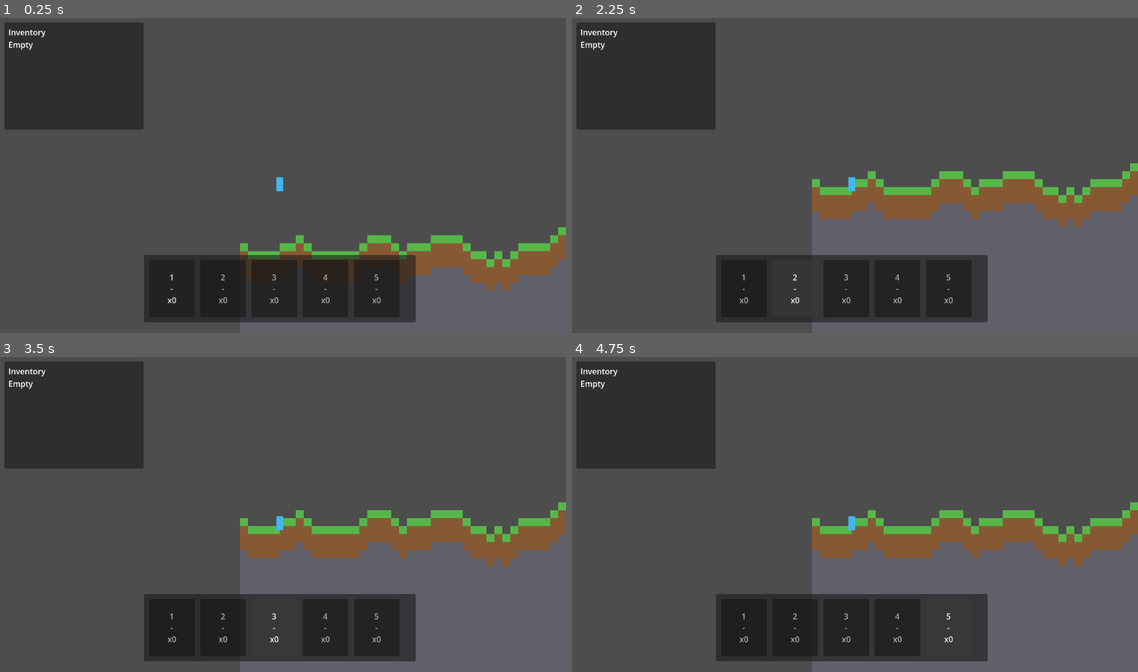
Above: before the commit, frames 1-4 (two rows, left to right).
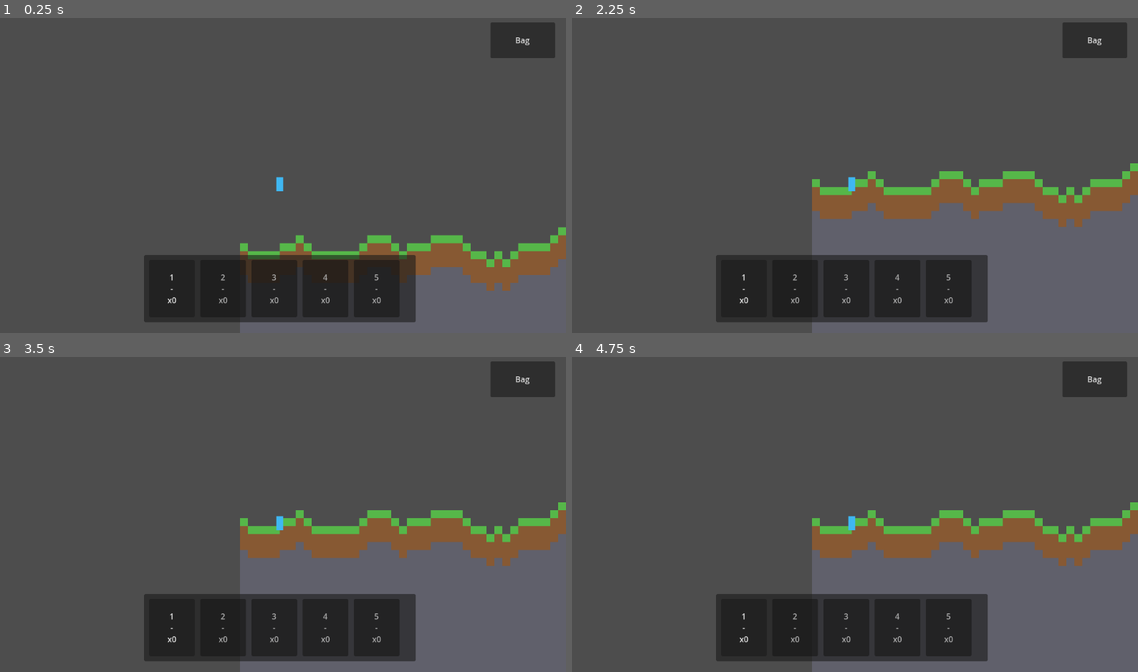
Above: after the commit, the same moments.

Repository: rudyrant/clawbox
Game: Godot game, scene res://scenes/main.tscn
Two runs of this game, one before a commit and one after it. Both use one fixed random seed, a clock stepped at 60 frames per second and the inputs below.
Inputs (mouse positions are in pixels of both pictures, inside the frame that each line leads up to):
- Up to frame 1 (0.25 s): no input
- Up to frame 2 (2.25 s): click (1092, 40) at 0.5 s, where only the run after the commit has a clickable "Bag"; click "1 - x0" at 1.25 s; click "2 - x0" at 2 s
- Up to frame 3 (3.5 s): click "3 - x0" at 2.75 s
- Up to frame 4 (4.75 s): click "4 - x0" at 3.5 s; click "5 - x0" at 4.25 s

The runs differ from the first frame. In frame 1, 9.6% of the frame differs, in the area x 0-99%, y 1-36%; in frame 2, 9.7%, in the area x 0-99%, y 1-91%; in frame 3, 9.7%; in frame 4, 9.7%.
Error after the commit: Parse Error: Cannot infer the type of "safe_bottom" variable because the value doesn't have a set type. (res://scripts/mobile_controls.gd:91)

Commit message:
feat: Add mobile controls and inventory toggle UI

Diff:
--- a/player/player.gd
+++ b/player/player.gd
@@ -13,6 +13,9 @@
 var hotbar: Array[StringName] = []
 var selected_hotbar_index: int = 0
 
+var _touch_move_input := 0.0
+var _touch_jump_queued := false
+
 func _ready() -> void:
 	hotbar.resize(HOTBAR_SIZE)
 	for index in range(HOTBAR_SIZE):
@@ -23,10 +26,15 @@
 	if not is_on_floor():
 		velocity.y += gravity * delta
 
-	if Input.is_action_just_pressed("ui_accept") and is_on_floor():
+	if (Input.is_action_just_pressed("ui_accept") or _touch_jump_queued) and is_on_floor():
 		velocity.y = JUMP_VELOCITY
+	_touch_jump_queued = false
 
-	var direction: float = Input.get_axis("ui_left", "ui_right")
+	var keyboard_direction: float = Input.get_axis("ui_left", "ui_right")
+	var direction: float = keyboard_direction
+	if absf(_touch_move_input) > 0.01:
+		direction = _touch_move_input
+
 	if direction != 0.0:
 		velocity.x = direction * SPEED
 	else:
@@ -53,6 +61,12 @@
 			select_hotbar_slot(selected_hotbar_index - 1)
 		elif event.button_index == MOUSE_BUTTON_WHEEL_DOWN:
 			select_hotbar_slot(selected_hotbar_index + 1)
+
+func set_move_input(direction: float) -> void:
+	_touch_move_input = clampf(direction, -1.0, 1.0)
+
+func request_jump() -> void:
+	_touch_jump_queued = true
 
 func collect_item(item_id: StringName, amount: int = 1) -> void:
 	if item_id == EMPTY_ITEM_ID or amount <= 0:
--- a/scenes/main.tscn
+++ b/scenes/main.tscn
@@ -1,9 +1,10 @@
-[gd_scene load_steps=5 format=3 uid="uid://dpsk6wgtvf1h"]
+[gd_scene load_steps=6 format=3 uid="uid://dpsk6wgtvf1h"]
 
 [ext_resource type="PackedScene" path="res://player/player.tscn" id="1_player"]
 [ext_resource type="Script" path="res://scripts/blocks_tilemap.gd" id="2_blocks_tilemap"]
 [ext_resource type="Script" path="res://scripts/inventory_ui.gd" id="3_inventory_ui"]
 [ext_resource type="Script" path="res://scripts/main.gd" id="4_main"]
+[ext_resource type="Script" path="res://scripts/mobile_controls.gd" id="5_mobile_controls"]
 
 [node name="Main" type="Node2D"]
 script = ExtResource("4_main")
@@ -53,3 +54,16 @@
 [node name="HotbarRow" type="HBoxContainer" parent="UI/InventoryUI/HotbarPanel/Margin"]
 layout_mode = 2
 theme_override_constants/separation = 6
+
+[node name="InventoryToggleButton" type="Button" parent="UI/InventoryUI"]
+layout_mode = 0
+text = "Bag"
+
+[node name="MobileControls" type="Control" parent="UI"]
+layout_mode = 3
+anchors_preset = 15
+anchor_right = 1.0
+anchor_bottom = 1.0
+grow_horizontal = 2
+grow_vertical = 2
+script = ExtResource("5_mobile_controls")
--- a/scripts/blocks_tilemap.gd
+++ b/scripts/blocks_tilemap.gd
@@ -6,6 +6,7 @@
 const BASE_SURFACE_Y := 12
 const SURFACE_VARIATION := 3
 const DIRT_DEPTH := 3
+const INTERACTION_REACH_PIXELS := 88.0
 
 const SOURCE_ID := 0
 const TILE_GRASS := Vector2i(0, 0)
@@ -18,20 +19,37 @@
 @onready var _player: CharacterBody2D = get_node_or_null("../Player")
 @onready var _player_collision_shape: CollisionShape2D = _player.get_node_or_null("CollisionShape2D") if _player != null else null
 
+var _target_cell := Vector2i.ZERO
+var _has_target_cell := false
+
 func _ready() -> void:
 	if tile_set == null:
 		tile_set = _build_tileset()
 
 	_build_level()
 
+func _draw() -> void:
+	if not _has_target_cell:
+		return
+
+	var tile_center := map_to_local(_target_cell)
+	var half_tile_size := Vector2(TILE_SIZE) * 0.5
+	var tile_rect := Rect2(tile_center - half_tile_size, Vector2(TILE_SIZE))
+	draw_rect(tile_rect, Color(1.0, 1.0, 1.0, 0.75), false, 1.5)
+
 func _unhandled_input(event: InputEvent) -> void:
-	if event is InputEventMouseButton and event.pressed:
+	if event is InputEventMouseMotion:
+		_set_target_from_screen_position(event.position)
+	elif event is InputEventMouseButton and event.pressed:
+		_set_target_from_screen_position(event.position)
 		if event.button_index == MOUSE_BUTTON_LEFT:
-			_place_block_from_screen_position(event.position)
+			place_targeted_block()
 		elif event.button_index == MOUSE_BUTTON_RIGHT:
-			_break_block_from_screen_position(event.position)
+			break_targeted_block()
 	elif event is InputEventScreenTouch and event.pressed:
-		_place_block_from_screen_position(event.position)
+		_set_target_from_screen_position(event.position)
+	elif event is InputEventScreenDrag:
+		_set_target_from_screen_position(event.position)
 
 func generate_default_world() -> void:
 	_build_level()
@@ -76,7 +94,28 @@
 
 		set_cell(0, Vector2i(x, y), source_id, Vector2i(atlas_x, atlas_y))
 
+	queue_redraw()
 	return true
+
+func break_targeted_block() -> bool:
+	if not _has_target_cell:
+		return false
+	if not _is_cell_within_reach(_target_cell):
+		return false
+	return _break_block_at_cell(_target_cell)
+
+func place_targeted_block() -> bool:
+	if not _has_target_cell:
+		return false
+	if not _is_cell_within_reach(_target_cell):
+		return false
+	return _place_block_at_cell(_target_cell)
+
+func _set_target_from_screen_position(screen_position: Vector2) -> void:
+	var world_position := get_viewport().get_canvas_transform().affine_inverse() * screen_position
+	_target_cell = local_to_map(to_local(world_position))
+	_has_target_cell = true
+	queue_redraw()
 
 func _build_tileset() -> TileSet:
 	var generated_tileset := TileSet.new()
@@ -132,39 +171,40 @@
 				atlas_coords = TILE_DIRT
 
 			set_cell(0, Vector2i(x, y), SOURCE_ID, atlas_coords)
-
-func _break_block_from_screen_position(screen_position: Vector2) -> void:
-	var world_position := get_viewport().get_canvas_transform().affine_inverse() * screen_position
-	var cell := local_to_map(to_local(world_position))
+	queue_redraw()
+
+func _break_block_at_cell(cell: Vector2i) -> bool:
 	var source_id := get_cell_source_id(0, cell)
 	if source_id == -1:
-		return
+		return false
 	var atlas_coords := get_cell_atlas_coords(0, cell)
 
 	erase_cell(0, cell)
 	_spawn_dropped_item(cell, _item_id_from_atlas_coords(atlas_coords))
 	world_changed.emit()
-
-func _place_block_from_screen_position(screen_position: Vector2) -> void:
-	var world_position := get_viewport().get_canvas_transform().affine_inverse() * screen_position
-	var cell := local_to_map(to_local(world_position))
+	queue_redraw()
+	return true
+
+func _place_block_at_cell(cell: Vector2i) -> bool:
 	if get_cell_source_id(0, cell) != -1:
-		return
+		return false
 	if _would_overlap_player(cell):
-		return
+		return false
 
 	if _player == null or not _player.has_method("get_selected_item_id") or not _player.has_method("consume_selected_item"):
-		return
+		return false
 
 	var selected_item_id: StringName = _player.get_selected_item_id()
 	var atlas_coords := _atlas_coords_from_item_id(selected_item_id)
 	if atlas_coords.x < 0:
-		return
+		return false
 	if not _player.consume_selected_item(1):
-		return
+		return false
 
 	set_cell(0, cell, SOURCE_ID, atlas_coords)
 	world_changed.emit()
+	queue_redraw()
+	return true
 
 func _spawn_dropped_item(cell: Vector2i, item_id: StringName) -> void:
 	if item_id == &"":
@@ -190,6 +230,12 @@
 	)
 	return cell_rect.intersects(player_rect)
 
+func _is_cell_within_reach(cell: Vector2i) -> bool:
+	if _player == null:
+		return true
+	var cell_global := to_global(map_to_local(cell))
+	return _player.global_position.distance_to(cell_global) <= INTERACTION_REACH_PIXELS
+
 func _item_id_from_atlas_coords(atlas_coords: Vector2i) -> StringName:
 	if atlas_coords == TILE_GRASS:
 		return &"grass"
--- a/scripts/inventory_ui.gd
+++ b/scripts/inventory_ui.gd
@@ -9,6 +9,7 @@
 @onready var _inventory_list: VBoxContainer = $InventoryPanel/Margin/VBox
 @onready var _hotbar_panel: PanelContainer = $HotbarPanel
 @onready var _hotbar_row: HBoxContainer = $HotbarPanel/Margin/HotbarRow
+@onready var _inventory_toggle_button: Button = $InventoryToggleButton
 
 var _player: Node = null
 var _hotbar_buttons: Array[Button] = []
@@ -17,6 +18,8 @@
 func _ready() -> void:
 	_create_hotbar_buttons()
 	_connect_player()
+	_inventory_toggle_button.pressed.connect(_on_inventory_toggle_pressed)
+	_inventory_panel.visible = false
 	get_viewport().size_changed.connect(_apply_layout_scaling)
 	_apply_layout_scaling()
 
@@ -100,6 +103,10 @@
 	if _player.has_method("select_hotbar_slot"):
 		_player.select_hotbar_slot(slot_index)
 
+func _on_inventory_toggle_pressed() -> void:
+	_inventory_panel.visible = not _inventory_panel.visible
+	_inventory_toggle_button.text = "Hide" if _inventory_panel.visible else "Bag"
+
 func _apply_layout_scaling() -> void:
 	var viewport_size: Vector2 = get_viewport_rect().size
 	var short_side: float = min(viewport_size.x, viewport_size.y)
@@ -133,6 +140,18 @@
 	_inventory_panel.offset_right = margin + clamp(160.0 * scale_factor, 150.0, 280.0)
 	_inventory_panel.offset_bottom = margin + clamp(120.0 * scale_factor, 110.0, 260.0)
 
+	_inventory_toggle_button.anchor_left = 1.0
+	_inventory_toggle_button.anchor_right = 1.0
+	_inventory_toggle_button.anchor_top = 0.0
+	_inventory_toggle_button.anchor_bottom = 0.0
+	var toggle_width := clamp(86.0 * scale_factor, 72.0, 130.0)
+	var toggle_height := clamp(44.0 * scale_factor, 40.0, 72.0)
+	_inventory_toggle_button.offset_left = -margin - toggle_width
+	_inventory_toggle_button.offset_right = -margin
+	_inventory_toggle_button.offset_top = margin
+	_inventory_toggle_button.offset_bottom = margin + toggle_height
+	_inventory_toggle_button.custom_minimum_size = Vector2(toggle_width, toggle_height)
+
 func _display_name(item_id: StringName) -> String:
 	if item_id == EMPTY_ITEM_ID:
 		return "-"
--- /dev/null
+++ b/scripts/mobile_controls.gd
@@ -0,0 +1,163 @@
+extends Control
+
+@export var player_path: NodePath = NodePath("../../Player")
+@export var blocks_path: NodePath = NodePath("../../Blocks")
+
+const ACTION_REPEAT_INTERVAL := 0.12
+
+var _player: Node = null
+var _blocks: Node = null
+
+var _left_button: Button
+var _right_button: Button
+var _jump_button: Button
+var _mine_button: Button
+var _place_button: Button
+
+var _left_held := false
+var _right_held := false
+var _mine_held := false
+var _place_held := false
+
+var _mine_repeat_timer := 0.0
+var _place_repeat_timer := 0.0
+
+func _ready() -> void:
+	mouse_filter = Control.MOUSE_FILTER_IGNORE
+	_create_buttons()
+	_connect_world_nodes()
+	get_viewport().size_changed.connect(_apply_layout)
+	_apply_layout()
+
+func _process(delta: float) -> void:
+	if _mine_held:
+		_mine_repeat_timer -= delta
+		if _mine_repeat_timer <= 0.0:
+			_try_break_block()
+			_mine_repeat_timer = ACTION_REPEAT_INTERVAL
+	if _place_held:
+		_place_repeat_timer -= delta
+		if _place_repeat_timer <= 0.0:
+			_try_place_block()
+			_place_repeat_timer = ACTION_REPEAT_INTERVAL
+
+func _create_buttons() -> void:
+	_left_button = _make_button("Left")
+	_right_button = _make_button("Right")
+	_jump_button = _make_button("Jump")
+	_mine_button = _make_button("Mine")
+	_place_button = _make_button("Place")
+
+	add_child(_left_button)
+	add_child(_right_button)
+	add_child(_jump_button)
+	add_child(_mine_button)
+	add_child(_place_button)
+
+	_left_button.button_down.connect(_on_left_down)
+	_left_button.button_up.connect(_on_left_up)
+	_right_button.button_down.connect(_on_right_down)
+	_right_button.button_up.connect(_on_right_up)
+
+	_jump_button.pressed.connect(_on_jump_pressed)
+
+	_mine_button.button_down.connect(_on_mine_down)
+	_mine_button.button_up.connect(_on_mine_up)
+	_place_button.button_down.connect(_on_place_down)
+	_place_button.button_up.connect(_on_place_up)
+
+func _make_button(label: String) -> Button:
+	var button := Button.new()
+	button.text = label
+	button.focus_mode = Control.FOCUS_NONE
+	button.mouse_filter = Control.MOUSE_FILTER_STOP
+	button.modulate = Color(1.0, 1.0, 1.0, 0.94)
+	return button
+
+func _connect_world_nodes() -> void:
+	_player = get_node_or_null(player_path)
+	_blocks = get_node_or_null(blocks_path)
+
+func _apply_layout() -> void:
+	var viewport_size := get_viewport_rect().size
+	var short_side := min(viewport_size.x, viewport_size.y)
+	var scale_factor := clamp(short_side / 360.0, 0.9, 1.8)
+
+	var move_size := clamp(64.0 * scale_factor, 52.0, 104.0)
+	var action_width := clamp(84.0 * scale_factor, 68.0, 140.0)
+	var action_height := clamp(56.0 * scale_factor, 48.0, 100.0)
+	var margin := clamp(16.0 * scale_factor, 12.0, 30.0)
+	var gap := clamp(8.0 * scale_factor, 6.0, 14.0)
+	var safe_bottom := margin + clamp(96.0 * scale_factor, 88.0, 150.0)
+
+	_left_button.custom_minimum_size = Vector2(move_size, move_size)
+	_right_button.custom_minimum_size = Vector2(move_size, move_size)
+	_jump_button.custom_minimum_size = Vector2(action_width, action_height)
+	_mine_button.custom_minimum_size = Vector2(action_width, action_height)
+	_place_button.custom_minimum_size = Vector2(action_width, action_height)
+
+	_left_button.position = Vector2(margin, viewport_size.y - safe_bottom)
+	_right_button.position = Vector2(margin + move_size + gap, viewport_size.y - safe_bottom)
+
+	_place_button.position = Vector2(viewport_size.x - margin - action_width, viewport_size.y - safe_bottom)
+	_mine_button.position = Vector2(viewport_size.x - margin - action_width, _place_button.position.y - action_height - gap)
+	_jump_button.position = Vector2(viewport_size.x - margin - action_width, _mine_button.position.y - action_height - gap)
+
+func _on_left_down() -> void:
+	_left_held = true
+	_update_move_input()
+
+func _on_left_up() -> void:
+	_left_held = false
+	_update_move_input()
+
+func _on_right_down() -> void:
+	_right_held = true
+	_update_move_input()
+
+func _on_right_up() -> void:
+	_right_held = false
+	_update_move_input()
+
+func _update_move_input() -> void:
+	if _player == null or not _player.has_method("set_move_input"):
+		return
+
+	var move_input := 0.0
+	if _left_held and not _right_held:
+		move_input = -1.0
+	elif _right_held and not _left_held:
+		move_input = 1.0
+
+	_player.set_move_input(move_input)
+
+func _on_jump_pressed() -> void:
+	if _player == null or not _player.has_method("request_jump"):
+		return
+	_player.request_jump()
+
+func _on_mine_down() -> void:
+	_mine_held = true
+	_try_break_block()
+	_mine_repeat_timer = ACTION_REPEAT_INTERVAL
+
+func _on_mine_up() -> void:
+	_mine_held = false
+
+func _on_place_down() -> void:
+	_place_held = true
+	_try_place_block()
+	_place_repeat_timer = ACTION_REPEAT_INTERVAL
+
+func _on_place_up() -> void:
+	_place_held = false
+
+func _try_break_block() -> void:
+	if _blocks == null or not _blocks.has_method("break_targeted_block"):
+		return
+	_blocks.break_targeted_block()
+
+func _try_place_block() -> void:
+	if _blocks == null or not _blocks.has_method("place_targeted_block"):
+		return
+	_blocks.place_targeted_block()
